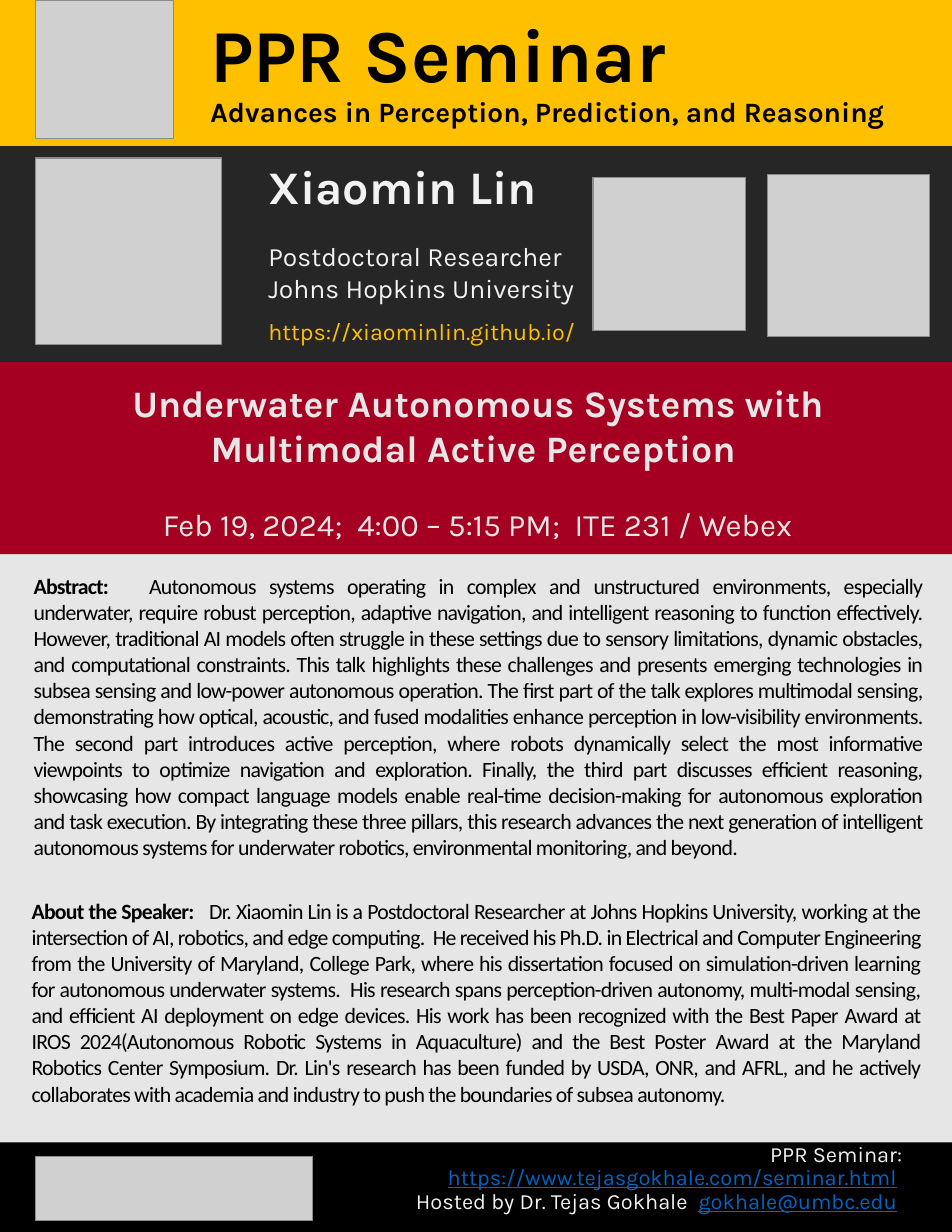
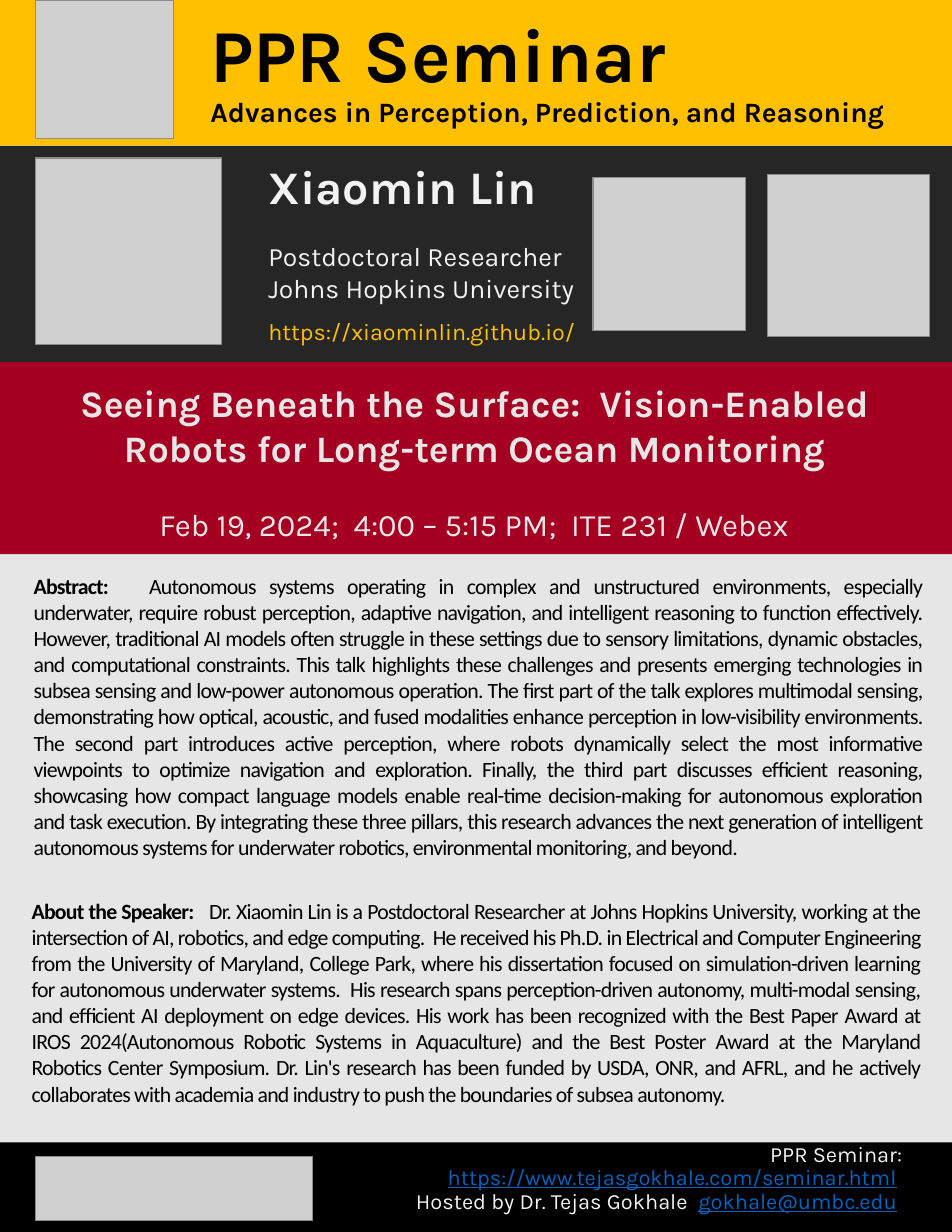
Before and after one commit to tejas-gokhale/tejas-gokhale.github.io, a slide deck: slide 1 of flyers/ppr_20250213_xiaominlin.pptx. Drawn at 952x1232 pixels with LibreOffice and Linux fonts; fonts in the diff are those of the drawing; grey boxes stand for pictures. Boxes give left, top, right and bottom in pixels: in the first picture for what was removed or moved away, otherwise in the second. Text is boxed around its words. In the diff, an @@ line names an element or a change of style, - is before the commit and + after.

Commit message:
minor updates

```diff
--- a/flyers/ppr_20250213_xiaominlin.pptx
+++ b/flyers/ppr_20250213_xiaominlin.pptx
@@ text "Seeing Beneath the Surface: Vision-Enabled ...": place and size @@
-text "Seeing Beneath the Surface: Vision-Enabled ..." at (132,390,824,540)
+text "Seeing Beneath the Surface: Vision-Enabled ..." at (80,390,868,540)
@@ text at (80,390,868,472): text changed @@
-Underwater Autonomous Systems with Multimodal Active Perception
+Seeing Beneath the Surface: Vision-Enabled Robots for Long-term Ocean Monitoring
```
